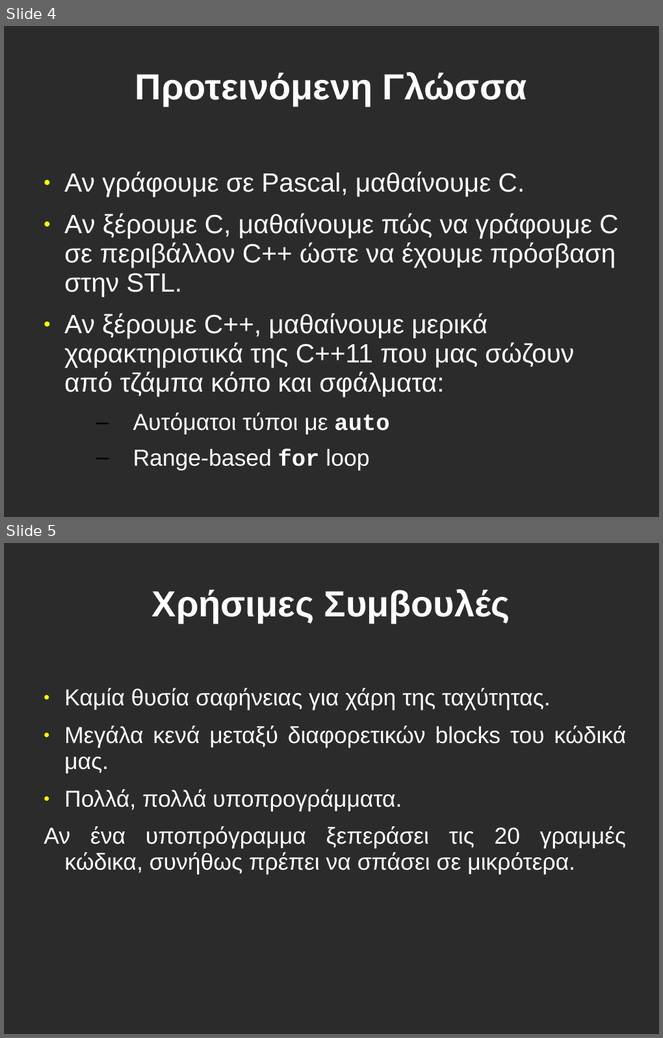
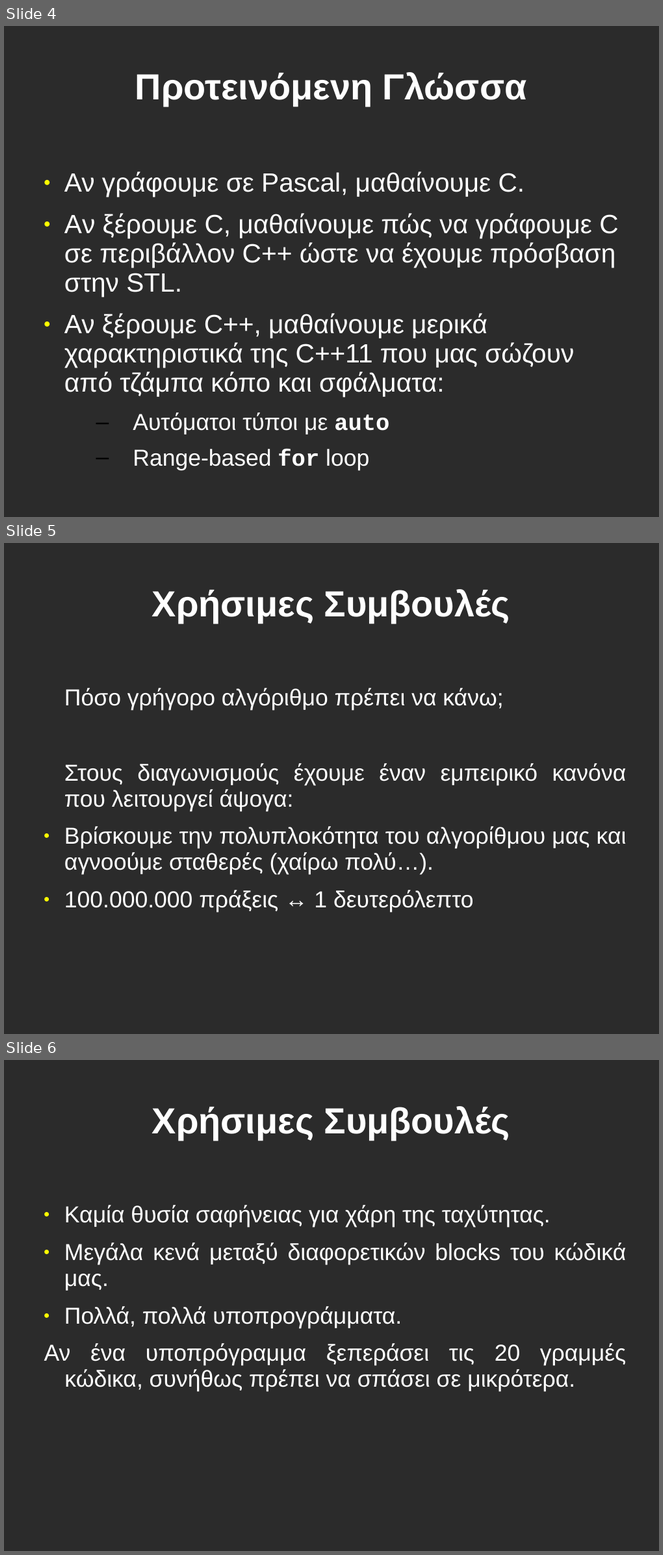
Before and after one commit to kipoujr/PDP, a slide deck: Zero-Material/STL-Best practices.odp. Shown one above the other, each under a label of ours: slides 4 and 5 before the commit, slides 4, 5 and 6 after it. The pictures are 663x1038 and 663x1555 pixels, drawn with LibreOffice and Linux fonts; fonts in the diff are those of the drawing; background and template pictures are left out; a plain dark background stands for a picture behind light text. Boxes give left, top, right and bottom in pixels: in the first picture for what was removed or moved away, otherwise in the second. Text is boxed around its words. In the diff, an @@ line names an element or a change of style, - is before the commit and + after.

```diff
--- a/Zero-Material/STL-Best practices.odp
+++ b/Zero-Material/STL-Best practices.odp
@@ slide 5 added at (4, 543, 659, 1034), background picture (left out) @@
@@ title added at (152, 589, 510, 623), 44 pt, text #FFFFFF, bold @@
+Χρήσιμες Συμβουλές
@@ text added at (64, 688, 627, 912), 28 pt, text #FFFFFF @@
+Πόσο γρήγορο αλγόριθμο πρέπει να κάνω;
+Στους διαγωνισμούς έχουμε έναν εμπειρικό κανόνα που λειτουργεί άψογα:
+● Βρίσκουμε την πολυπλοκότητα του αλγορίθμου μας και αγνοούμε σταθερές (χαίρω πολύ…).
+● 100.000.000 πράξεις ↔ 1 δευτερόλεπτο
@@ what was slide 5 is now slide 6 @@
```
Also in this commit, not shown: 10 slides changed, 13 other files.
